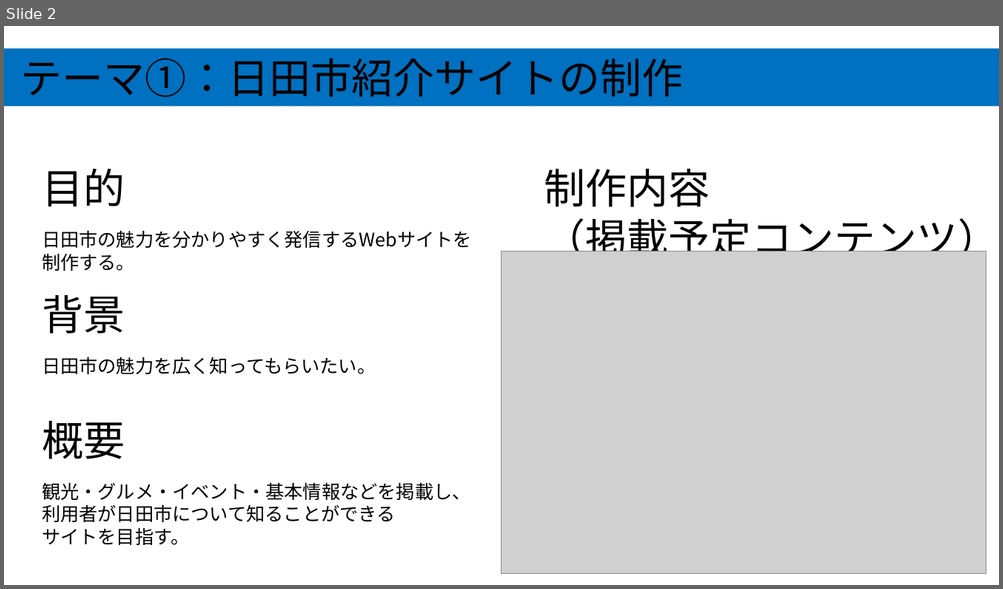
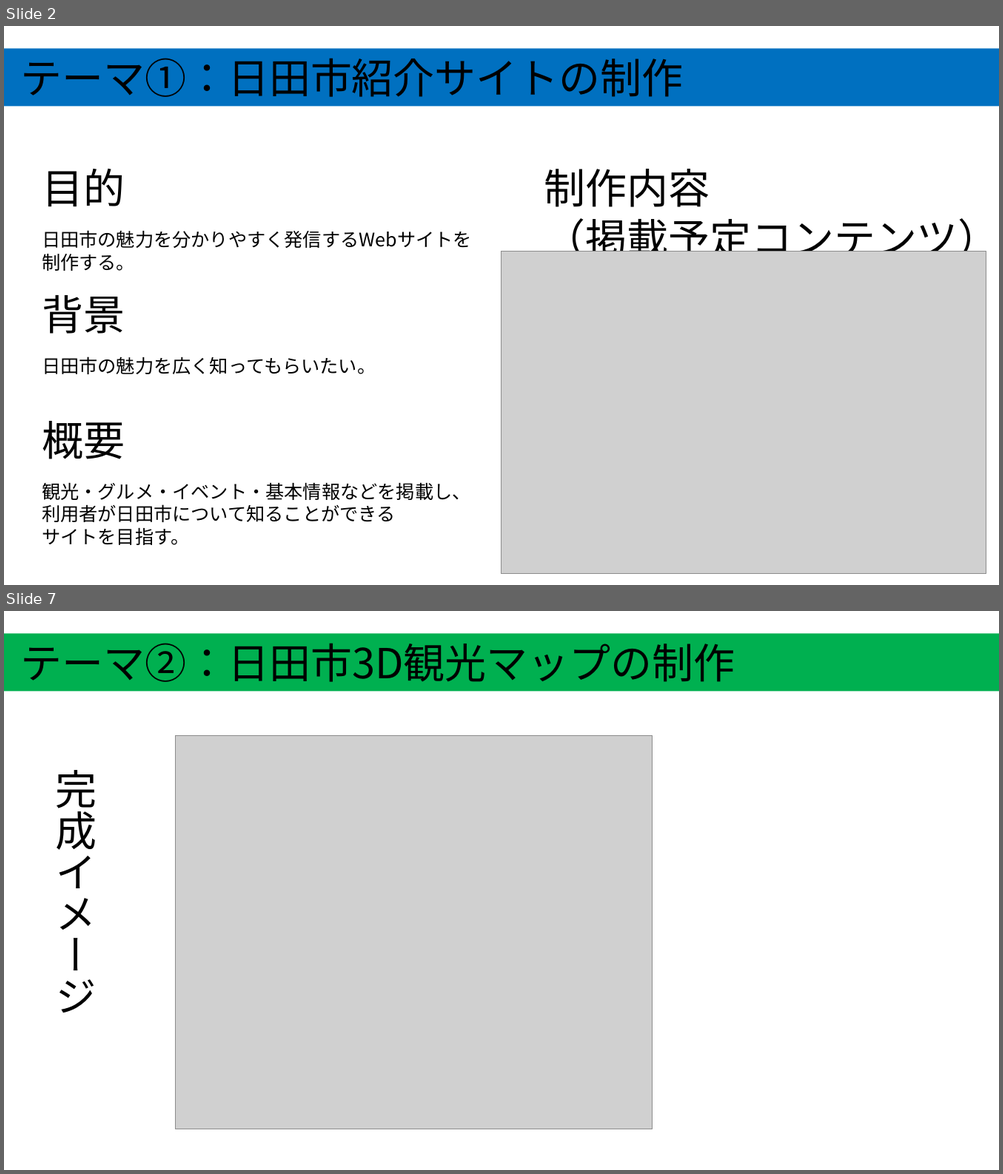
Before and after one commit to ckg25098-lang/zemi, a slide deck: 中間発表.pptx. Shown one above the other, each under a label of ours: slide 2 before the commit, slides 2 and 7 after it; the slides between them are not shown. The pictures are 1003x589 and 1003x1174 pixels, drawn with LibreOffice and Linux fonts; fonts in the diff are those of the drawing; grey boxes stand for pictures. Boxes give left, top, right and bottom in pixels: in the first picture for what was removed or moved away, otherwise in the second. Text is boxed around its words. In the diff, an @@ line names an element or a change of style, - is before the commit and + after.

```diff
--- a/中間発表.pptx
+++ b/中間発表.pptx
@@ slide 7 added at [4, 611, 999, 1170], background #FFFFFF @@
@@ rectangle added at [4, 633, 999, 691], fill #00B050, 40 pt, text #000000 @@
+テーマ②：日田市3D観光マップの制作
@@ picture added at [176, 736, 652, 1130] @@
@@ text added at [56, 770, 97, 1013], 40 pt, text #000000 @@
+完成イメージ
```
Also in this commit, not shown: 3 slides changed, 3 other slides added, 1 slide removed, 2 other files.
